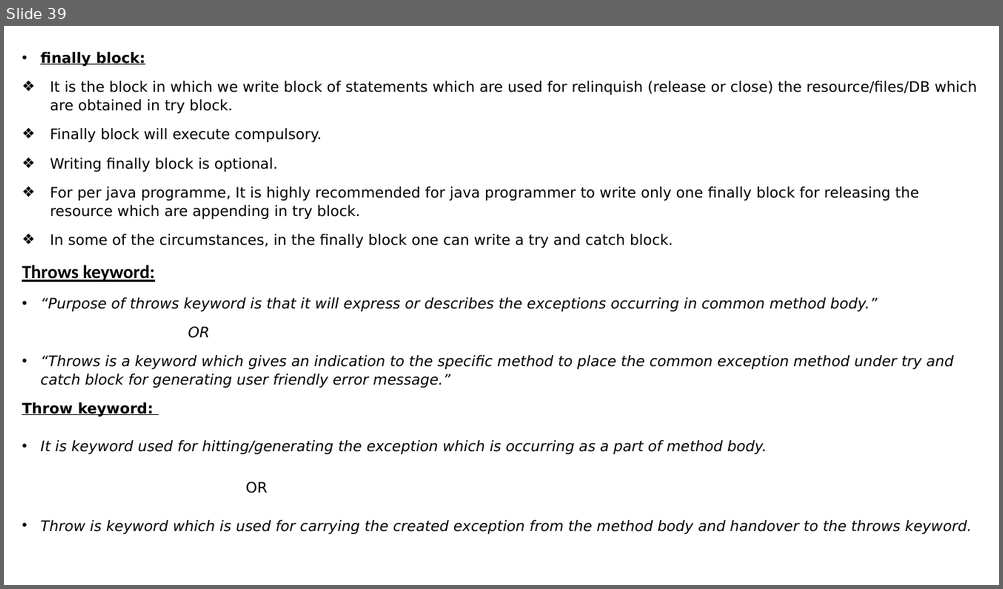
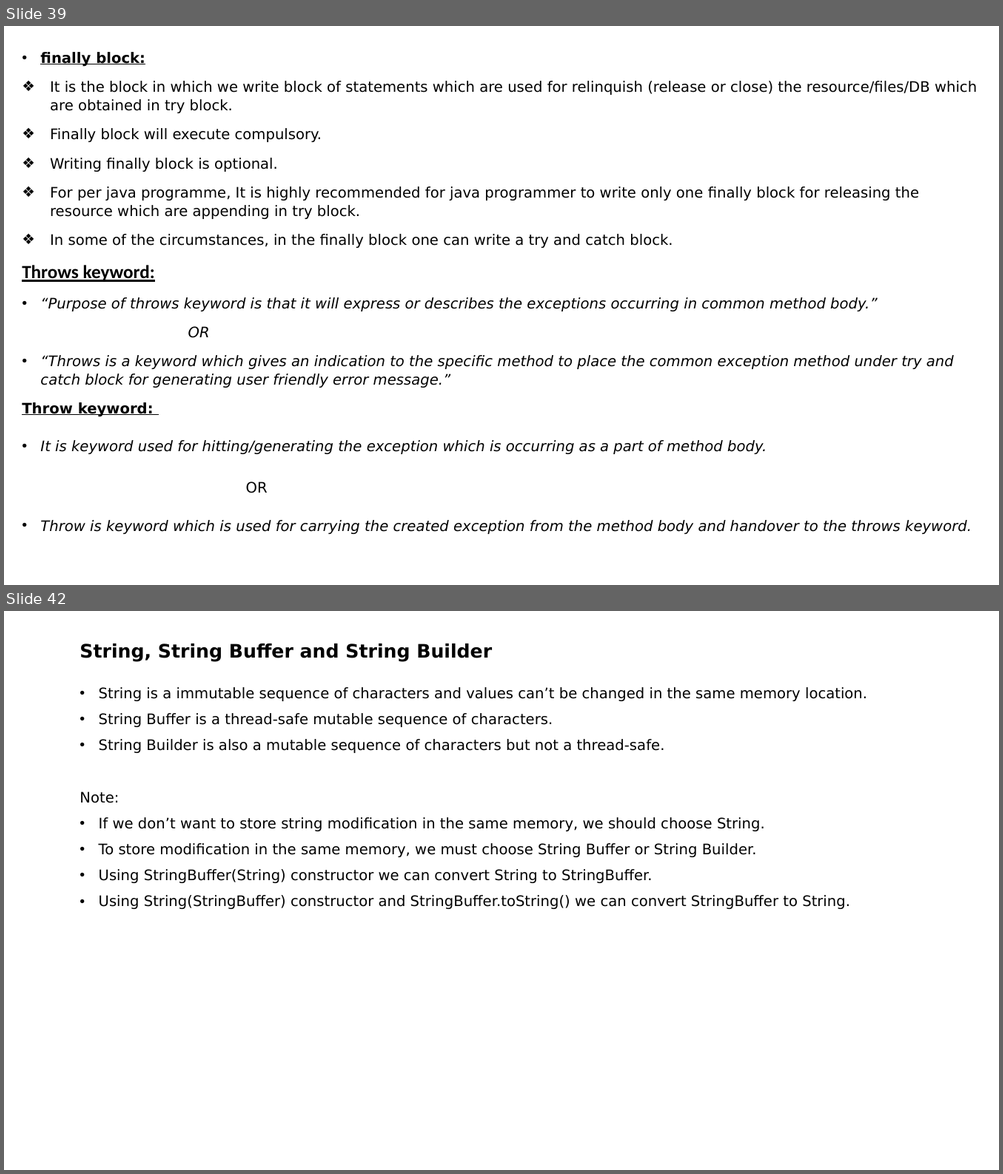
Before and after one commit to indrajeetydv/FSWDT, a slide deck: CoreJavaNotes.pptx. Shown one above the other, each under a label of ours: slide 39 before the commit, slides 39 and 42 after it; the slides between them are not shown. The pictures are 1003x589 and 1003x1174 pixels, drawn with LibreOffice and Linux fonts; fonts in the diff are those of the drawing. Boxes give left, top, right and bottom in pixels: in the first picture for what was removed or moved away, otherwise in the second. Text is boxed around its words. In the diff, an @@ line names an element or a change of style, - is before the commit and + after.

Commit message:
String

```diff
--- a/CoreJavaNotes.pptx
+++ b/CoreJavaNotes.pptx
@@ slide 42 added at [4,611,999,1170], background #FFFFFF @@
@@ title added at [79,644,492,662], 18 pt, text #000000, bold @@
+String, String Buffer and String Builder
@@ text added at [79,687,867,909], 14 pt, text #000000 @@
+• String is a immutable sequence of characters and values can’t be changed in the same memory location.
+• String Buffer is a thread-safe mutable sequence of characters.
+• String Builder is also a mutable sequence of characters but not a thread-safe.
+Note:
+• If we don’t want to store string modification in the same memory, we should choose String.
+• To store modification in the same memory, we must choose String Buffer or String Builder.
+• Using StringBuffer(String) constructor we can convert String to StringBuffer.
+• Using String(StringBuffer) constructor and StringBuffer.toString() we can convert StringBuffer to String.
```
Also in this commit, not shown: 1 other slide added.
